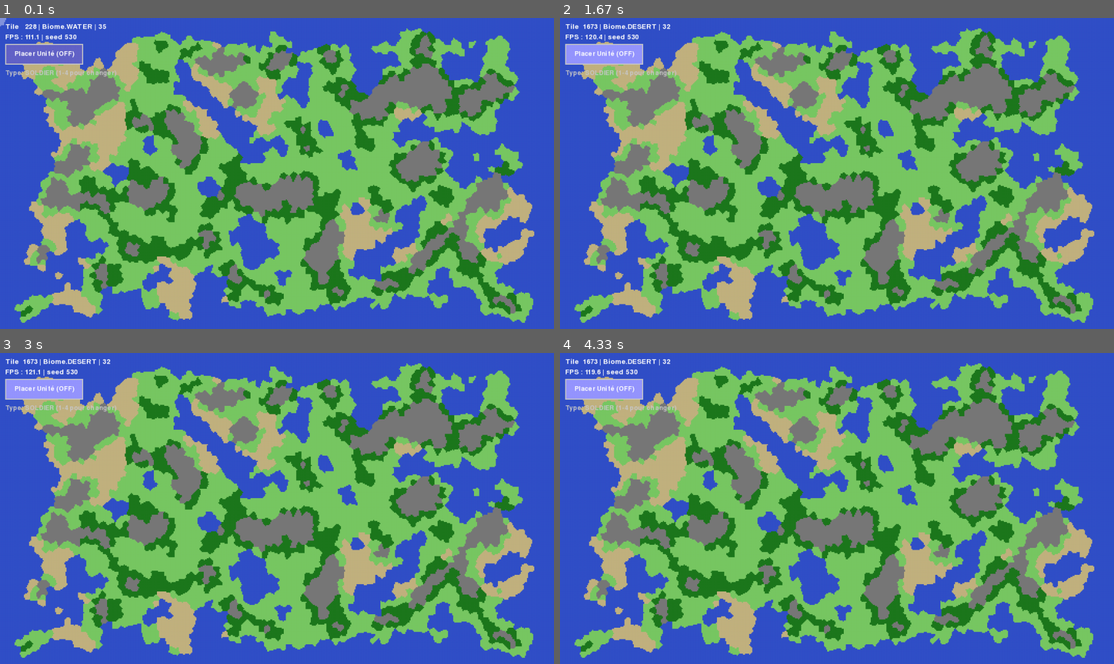
Above: before the commit, frames 1-4 (two rows, left to right).
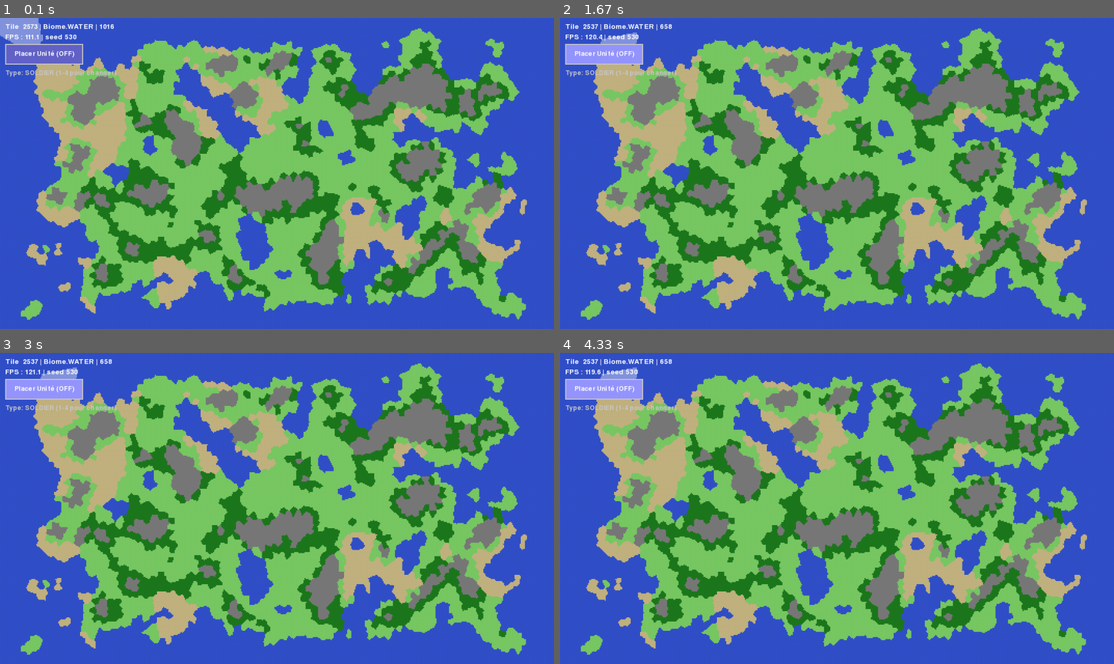
Above: after the commit, the same moments.

Repository: capdevillex/proj_info
Game: pygame game, started from run_project.py
Same seed, same stepped clock (60 frames per second), same inputs: the game is played once before the commit and once after it.
Inputs:
- Up to frame 1 (0.1 s): no input
- Up to frame 2 (1.67 s): hold D 0.33-0.8 s; click "Placer Unité (OFF)" at 0.88 s; click "Placer Unité (ON)" at 1.22 s
- Up to frame 3 (3 s): click "Placer Unité (OFF)" at 2.05 s; click "Placer Unité (ON)" at 2.88 s
- Up to frame 4 (4.33 s): no input

The runs differ from the first frame. In frame 1, 17% of the frame differs, in the area x 0-97%, y 0-99%; in frame 2, 16%; in frame 3, 16%; in frame 4, 16%.

Commit message:
feat(map): Add water tile merging with adaptive Poisson disk sampling
- Import heapq for priority queue operations
- Add ratio_area_perimeter() utility function to calculate compactness of cell groups
- Implement _merge_water_tiles() method with multi-stage algorithm:
* Distance Transform to measure proximity to coastlines
* Adaptive Poisson Disk Sampling with density varying by distance to shore
* Lloyd relaxation with coastal repulsion for improved regularity
* Discrete Voronoï reassignment to merge nearby water tiles
* Reconstruction of merged water tiles and biome updates
- Increase Perlin noise octaves from 3 to 4 for finer terrain detail
- Adjust desert heat threshold from 0.17 to 0.15 for better distribution
- Tune edge gradient coefficient from 3 to 2.25 for smoother map edges
- Renumber generation steps to accommodate new water merging stage
- Improves water tile playability by creating larger coherent water bodies while preserving coastal detail

Diff:
--- a/world/map.py
+++ b/world/map.py
@@ -52,6 +52,7 @@
     permettant une reproductibilité parfaite de la géographie et des biomes.
 """
 
+import heapq
 import random, math, time
 from typing import List, Tuple, Optional, Dict
 from collections import defaultdict, Counter, deque
@@ -74,6 +75,25 @@
 
 # Distance maximale (en sauts de tuile) entre deux masses d'eau pour les relier.
 WATER_BRIDGE_MAX_HOPS = 3
+
+
+def ratio_area_perimeter(cells: List):
+    """
+    Calcule le ratio area/perimeter d'un groupe de cellules, utilisé pour favoriser les fusions avec des groupes plus compacts.
+
+    Args:
+        cells (List[Tuple[int, int]]): Liste des coordonnées des cellules formant le groupe.
+    Returns:
+        float: Le ratio area/perimeter (plus élevé pour les formes compactes).
+    """
+    area = len(cells)
+    perimeter = 0
+    cell_set = set(cells)
+    for x, y in cells:
+        for nx, ny in [(x - 1, y), (x + 1, y), (x, y - 1), (x, y + 1)]:
+            if (nx, ny) not in cell_set:
+                perimeter += 1
+    return area / (perimeter + 10**-12)
 
 
 class Tile:
@@ -345,7 +365,10 @@
         self._log("[7] Post-traitement hydrographique")
         self._fix_water_connectivity()
 
-        self._log("[8] Voisinage")
+        self._log("[8] Fusion des tuiles d'eau (super-tuiles)")
+        self._merge_water_tiles()
+
+        self._log("[9] Voisinage")
         self._build_neighbors()
 
         self._log(f"[perf] generation time : {time.perf_counter() - tic}s")
@@ -480,7 +503,7 @@
 
             self.capitals = new_capitals
 
-    def _generate_biomes(self, octaves=3):
+    def _generate_biomes(self, octaves=4):
         """
         Génère les biomes via bruit de Perlin multi-octave.
 
@@ -501,8 +524,8 @@
         ) % 255  # Décalage de seed pour que la heat map soit indépendante du bruit de terrain.
 
         # Seuil au-dessus duquel une cellule de plaine devient désert.
-        # ~0.17 donne environ 9% de déserts, ce qui est rare mais visible.
-        DESERT_HEAT_THRESHOLD = 0.17
+        # ~0.15 donne environ 9% de déserts, ce qui est rare mais visible.
+        DESERT_HEAT_THRESHOLD = 0.15
 
         # stats pour les biomes
         water_ct = 0
@@ -520,7 +543,7 @@
                 # ajout d'un gradient négatif qui part des bords de la carte et vers le centre
                 nx = 1 - (2 * x / self.width - 1 + 10**-5) ** 2
                 ny = 1 - (2 * y / self.height - 1 + 10**-5) ** 2
-                deniv = min(math.log(3 * min(nx, ny)), 0.1)
+                deniv = min(math.log(2.25 * min(nx, ny)), 0.1)
                 n += 0.7 * deniv
 
                 if n < -0.225:
@@ -1002,6 +1025,246 @@
                     count += 1
         return count
 
+    def _merge_water_tiles(self, target_size: int = 12):
+        """
+        Fusionne les tuiles d'eau proches en super-tuiles plus grandes pour améliorer la jouabilité.
+        Algorithme :
+            1. On collecte les cellules d'eau et on prépare une Distance Transform pour mesurer la distance à la terre la plus proche.
+            2. On applique un Poisson Disk Sampling adaptatif (inspiré d'Ebeida) sur les cellules d'eau, où le rayon de rejet varie en fonction de la distance à la côte : plus on est proche de la terre, plus les points d'attraction sont denses, créant des tuiles d'eau plus petites et détaillées près des côtes, et plus espacés au large pour éviter les micro-tuiles d'eau.
+            3. On effectue une relaxation de Lloyd sur les points d'attraction pour améliorer la régularité des tuiles d'eau, en introduisant une répulsion supplémentaire près des côtes pour éviter que les tuiles d'eau ne deviennent trop grandes et irrégulières à proximité de la terre.
+            4. Enfin, on réassigne les cellules d'eau aux nouveaux points d'attraction via un Voronoï discret, ce qui fusionne efficacement les tuiles d'eau proches en de plus grandes entités cohérentes, tout en préservant les détails côtiers essentiels pour la jouabilité et l'esthétique de la carte.
+            5. On reconstruit les tuiles d'eau fusionnées et on met à jour les biomes en conséquence.
+        """
+        # 1. Collecte des cellules d'eau et préparation de la Distance Transform
+        water_cells_set = set()
+        land_cells = set()
+        land_tiles = []
+
+        for tid, tile in self.tiles.items():
+            if tile.biome == Biome.WATER:
+                water_cells_set.update(tile.cells)
+            else:
+                land_tiles.append(tile)
+                land_cells.update(tile.cells)
+
+        if not water_cells_set:
+            return
+
+        # ÉTAPE A : DISTANCE TRANSFORM (Manhattan simplifiée pour la performance)
+        # Calcule la distance de chaque cellule d'eau à la terre la plus proche
+        distance_map = {pos: float("inf") for pos in water_cells_set}
+        dist_queue = deque()
+
+        # Initialisation avec les cellules d'eau adjacentes à la terre
+        for cx, cy in water_cells_set:
+            for dx, dy in [(-1, 0), (1, 0), (0, -1), (0, 1)]:
+                if (cx + dx, cy + dy) in land_cells:
+                    distance_map[(cx, cy)] = 1
+                    dist_queue.append((cx, cy))
+                    break
+
+        while dist_queue:
+            curr = dist_queue.popleft()
+            d = distance_map[curr]
+            for dx, dy in [(-1, 0), (1, 0), (0, -1), (0, 1)]:
+                neighbor = (curr[0] + dx, curr[1] + dy)
+                if neighbor in distance_map and distance_map[neighbor] == float("inf"):
+                    distance_map[neighbor] = d + 1
+                    dist_queue.append(neighbor)
+
+        # ÉTAPE B : POISSON DISK SAMPLING ADAPTATIF (Ebeida encore)
+        # Rayon de base pour la densité cible (target_size)
+        r_base = math.sqrt(
+            len(water_cells_set)
+            / (max(1, len(water_cells_set) / (self.avg_cells_per_tile * target_size)))
+        )
+
+        # Paramètres de densité : 1.5x plus dense à la côte -> r_coast = r_base / sqrt(1.5)
+        r_min = r_base * 0.85  # Près des côtes
+        r_max = r_base * 1.75  # Large (3x moins dense environ)
+
+        seeds = []
+        # Grille d'accélération basée sur r_max pour la sécurité
+        cell_size = r_max / 1.414
+        grid_w, grid_h = int(self.width / cell_size) + 1, int(self.height / cell_size) + 1
+        accel_grid = [[-1 for _ in range(grid_w)] for _ in range(grid_h)]
+
+        def get_local_r(pos):
+            d = distance_map.get(pos, 0)
+            # Interpolation douce du rayon : sature à 50 pixels de la côte
+            t = min(d / 50.0, 1.0)
+            return r_min + (r_max - r_min) * t
+
+        water_candidates = list(water_cells_set)
+        random.shuffle(water_candidates)
+
+        for cx, cy in water_candidates:
+            px, py = cx + 0.5, cy + 0.5
+            local_r = get_local_r((cx, cy))
+
+            # Vérification du voisinage
+            gx, gy = int(px / cell_size), int(py / cell_size)
+            too_close = False
+            for ny in range(max(0, gy - 2), min(grid_h, gy + 3)):
+                for nx in range(max(0, gx - 2), min(grid_w, gx + 3)):
+                    idx = accel_grid[ny][nx]
+                    if idx != -1:
+                        sx, sy = seeds[idx]
+                        dist_sq = (sx - px) ** 2 + (sy - py) ** 2
+                        # Rayon effectif : moyenne ou max pour assurer la transition
+                        combined_r = max(local_r, get_local_r((int(sx), int(sy))))
+                        if dist_sq < combined_r**2:
+                            too_close = True
+                            break
+                if too_close:
+                    break
+
+            if not too_close:
+                accel_grid[gy][gx] = len(seeds)
+                seeds.append((px, py))
+
+        # ÉTAPE C : RELAXATION DE LLOYD AVEC RÉPULSION CÔTIÈRE
+        for _ in range(3):  # 2 itérations suffisent
+            groups = defaultdict(list)
+            # BFS temporaire pour assigner les cellules aux seeds actuelles
+            temp_assignment = {
+                (int(s[0]), int(s[1])): i
+                for i, s in enumerate(seeds)
+                if (int(s[0]), int(s[1])) in water_cells_set
+            }
+            q = deque(temp_assignment.keys())
+
+            while q:
+                curr = q.popleft()
+                idx = temp_assignment[curr]
+                groups[idx].append(curr)
+                for dx, dy in [(-1, 0), (1, 0), (0, -1), (0, 1)]:
+                    nb = (curr[0] + dx, curr[1] + dy)
+                    if nb in water_cells_set and nb not in temp_assignment:
+                        temp_assignment[nb] = idx
+                        q.append(nb)
+
+            new_seeds = []
+            for i, old_seed in enumerate(seeds):
+                cells = groups[i]
+                if not cells:
+                    new_seeds.append(old_seed)
+                    continue
+
+                # Centroïde
+                tx = sum(c[0] for c in cells) / len(cells)
+                ty = sum(c[1] for c in cells) / len(cells)
+
+                # Répulsion : on pousse vers le gradient positif de distance
+                d_center = distance_map.get((int(tx), int(ty)), 20)
+                if d_center < 15:
+                    push_x, push_y = 0, 0
+                    for dx, dy in [(-1, 0), (1, 0), (0, -1), (0, 1)]:
+                        if distance_map.get((int(tx) + dx, int(ty) + dy), 0) > d_center:
+                            push_x += dx
+                            push_y += dy
+
+                    factor = (15 - d_center) / 15 * 1.5
+                    tx += push_x * factor
+                    ty += push_y * factor
+
+                # Validation : rester dans l'eau
+                if (int(tx), int(ty)) in water_cells_set:
+                    new_seeds.append((tx, ty))
+                else:
+                    new_seeds.append(old_seed)
+            seeds = new_seeds
+
+        # ÉTAPE 4 : PROPAGATION PAR FLOOD FILL SIMULTANÉ (BFS)
+        grid_assignment = {}
+        priority_queue = []  # (cost, x, y, seed_index, x_seed, y_seed)
+
+        for i, seed in enumerate(seeds):
+            pos = (int(seed[0]), int(seed[1]))
+            if pos in water_cells_set:
+                grid_assignment[pos] = i
+                heapq.heappush(priority_queue, (0, pos[0], pos[1], i, pos[0], pos[1]))
+
+        while priority_queue:
+            _, x, y, s_idx, sx, sy = heapq.heappop(priority_queue)
+
+            curr = (x, y)
+            if grid_assignment.get(curr) != s_idx and curr in grid_assignment:
+                continue
+
+            for dx, dy in [(-1, 0), (1, 0), (0, -1), (0, 1)]:
+                neighbor = (x + dx, y + dy)
+                if neighbor in water_cells_set and neighbor not in grid_assignment:
+                    new_cost = (neighbor[0] - sx) ** 2 + (neighbor[1] - sy) ** 2
+                    grid_assignment[neighbor] = s_idx
+                    heapq.heappush(
+                        priority_queue, (new_cost, neighbor[0], neighbor[1], s_idx, sx, sy)
+                    )
+
+        # ÉTAPE E : NETTOYAGE ET FUSION
+        water_groups = defaultdict(list)
+        for pos, s_idx in grid_assignment.items():
+            water_groups[s_idx].append(pos)
+
+        min_area = (self.avg_cells_per_tile * target_size) * 0.4
+        remap = {idx: idx for idx in range(len(seeds))}
+
+        # Fusion des orphelins (identique à ton code mais sécurisé)
+        sorted_indices = sorted(water_groups.keys(), key=lambda i: len(water_groups[i]))
+        for s_idx in sorted_indices:
+            cells = water_groups[s_idx]
+            if 0 < len(cells) < min_area:
+                neighbor_indices = set()
+                for cx, cy in cells:
+                    for dx, dy in [(-1, 0), (1, 0), (0, -1), (0, 1)]:
+                        nb = (cx + dx, cy + dy)
+                        if nb in grid_assignment:
+                            nb_idx = remap[grid_assignment[nb]]
+                            if nb_idx != s_idx:
+                                neighbor_indices.add(nb_idx)
+
+                if neighbor_indices:
+                    target_idx = min(
+                        neighbor_indices,
+                        key=lambda idx: (
+                            len(water_groups[idx] + water_groups[s_idx])
+                            / (self._shared_pixel_border(s_idx, idx) + 1)
+                            / (1 + ratio_area_perimeter(water_groups[idx] + water_groups[s_idx]))
+                            ** 2
+                        ),
+                    )
+                    water_groups[target_idx].extend(cells)
+                    for c in cells:
+                        grid_assignment[c] = target_idx  # Mise à jour pour fusions suivantes
+                    remap[s_idx] = target_idx
+                    water_groups[s_idx] = []
+
+        # ÉTAPE F : RECONSTRUCTION
+        new_tiles = {}
+        next_id = 0
+
+        # Terres (on garde tes objets Tile existants)
+        for tile in sorted(land_tiles, key=lambda t: t.id):
+            tile.id = next_id
+            for x, y in tile.cells:
+                self.grid[y][x] = next_id
+            new_tiles[next_id] = tile
+            next_id += 1
+
+        # Mers
+        for s_idx, cells in water_groups.items():
+            if not cells:
+                continue
+            w_tile = Tile(next_id, cells)
+            w_tile.biome = Biome.WATER
+            for x, y in cells:
+                self.grid[y][x] = next_id
+                self.biomes[y][x] = Biome.WATER
+            new_tiles[next_id] = w_tile
+            next_id += 1
+
+        self.tiles = new_tiles
+
     def _build_neighbors(self):
         """
         Construit le graphe de voisinage entre provinces.
